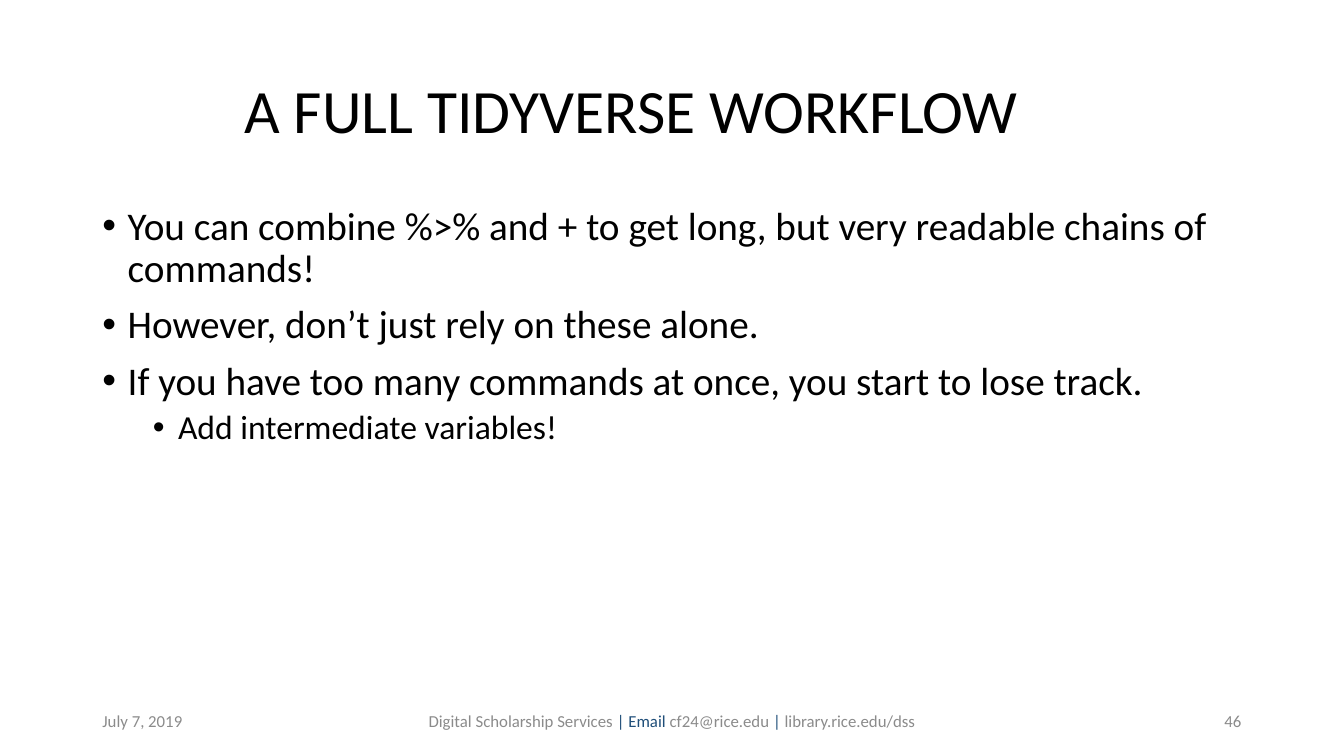
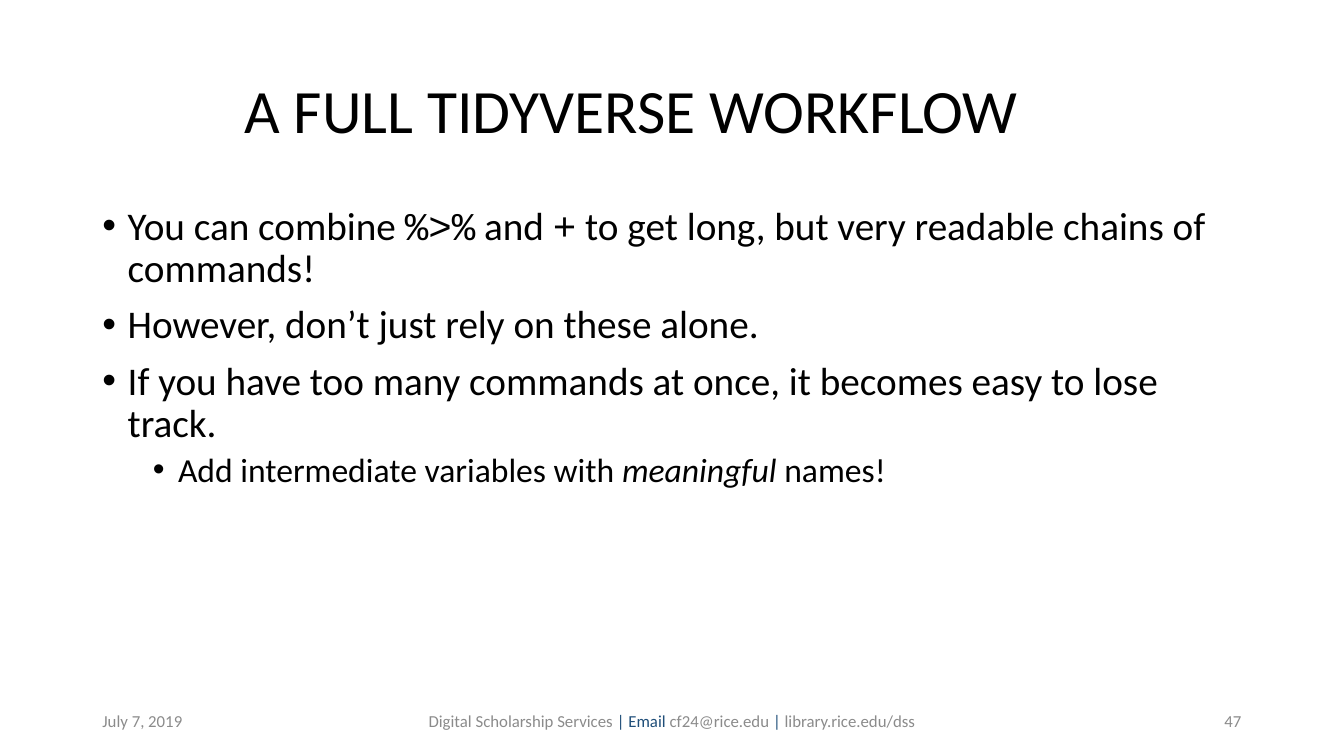
Before and after one commit to bakitybacon/rice-data-and-donuts, a slide deck: slide 47 of Rviz/R Visualization and Data Manipulation.pptx (slide 46 before the commit). Drawn at 1344x756 pixels with LibreOffice and Linux fonts; fonts in the diff are those of the drawing; background and template pictures are left out. Boxes give left, top, right and bottom in pixels: in the first picture for what was removed or moved away, otherwise in the second. Text is boxed around its words. In the diff, an @@ line names an element or a change of style, - is before the commit and + after.

```diff
--- a/Rviz/R Visualization and Data Manipulation.pptx
+++ b/Rviz/R Visualization and Data Manipulation.pptx
@@ text at (128,212,1206,283): font Calibri to Courier New in "%>% +" @@
@@ text at (128,367,1157,488): text changed @@
-• If you have too many commands at once, you start to lose track.
-  • Add intermediate variables!
+• If you have too many commands at once, it becomes easy to lose track.
+  • Add intermediate variables with meaningful names!
@@ page number at (1224,716,1241,727): text changed @@
-46
+47
```
Also in this commit, not shown: 24 other slides changed, 1 slide added.
